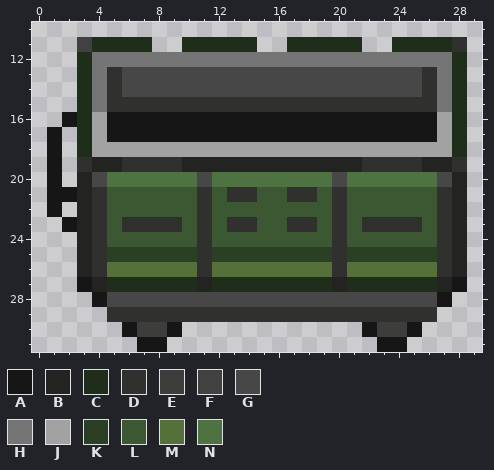
A pixel-art sprite gets an edit: Resources/Textures/Structures/Storage/Crates/trashcart.rsi/base.png. Above: the version before the commit.
The file is 32x32 pixels. Colours within 5 levels of each other are drawn and written as one. Shown: x 0..29, y 10..31.
Palette (. is transparent): A #161616  B #232322  C #1f2e1a  D #30302e  E #3d3d3b  F #414141  G #474747  H #757575  J #a2a2a2  K #2b3f24  L #3c5832  M #56703c  N #4e7241
Pixels before, first column x 1:
11 ..FCCCC..CCCCC..CCCCC..CCCCD
12 ..CHHHHHHHHHHHHHHHHHHHHHHHHC
13 ..CHDGGGGGGGGGGGGGGGGGGGGDHC
14 ..CHDGGGGGGGGGGGGGGGGGGGGDHC
15 ..CHDDDDDDDDDDDDDDDDDDDDDDHC
16 .ACJAAAAAAAAAAAAAAAAAAAAAAJC
17 A.CJAAAAAAAAAAAAAAAAAAAAAAJC
18 A.CJJJJJJJJJJJJJJJJJJJJJJJJC
19 A.DBBDDDDBBBBBBBBBBBBDDDDBBD
20 A.BGNNNNNNGNNNNNNNNGNNNNNNGB
21 AABDLLLLLLDLDDLLDDLDLLLLLLDB
22 A.BDLLLLLLDLLLLLLLLDLLLLLLDB
23 .ABDLDDDDLDLDDLLDDLDLDDDDLDB
24 ..BDLLLLLLDLLLLLLLLDLLLLLLDB
25 ..BDKKKKKKDKKKKKKKKDKKKKKKDB
26 ..BDMMMMMMDMMMMMMMMDMMMMMMDB
27 ..ABCCCCCCBCCCCCCCCBCCCCCCBA
28 ...AGGGGGGGGGGGGGGGGGGGGGGA.
29 ....DDDDDDDDDDDDDDDDDDDDDD..
30 .....AEEA............AEEA...
31 ......AA..............AA....
Now the later version:
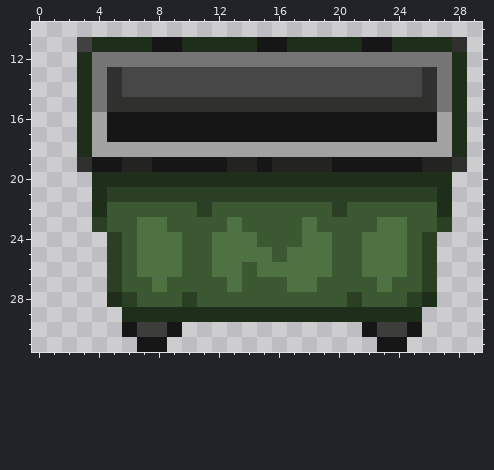
Diff:
y 11: x 8..9 .. -> AA; x 15..16 .. -> AA; x 22..23 .. -> AA
y 16: x 2 A -> .
y 17..18: x 1 A -> .
y 19: x 1 A -> .; x 4..12 BBDDDDBBB -> AABBAAAAA; x 15 B -> A; x 20..25 BBDDDD -> AAAAAA
y 20: x 1 A -> .; x 3..28 BGNNNNNNGNNNNNNNNGNNNNNNGB -> .CCCCCCCCCCCCCCCCCCCCCCCC.
y 21: x 1..28 AABDLLLLLLDLDDLLDDLDLLLLLLDB -> ...CKKKKKKKKKKKKKKKKKKKKKKC.
y 22: x 1 A -> .; x 3..4 BD -> .C; x 11 D -> K; x 20 D -> K; x 27..28 DB -> C.
y 23: x 2..4 ABD -> ..K; x 6..9 DDDD -> LNNL; x 11 D -> L; x 13..14 DD -> NL; x 17..18 DD -> LN; x 20 D -> L; x 22..25 DDDD -> LNNL; x 27..28 DB -> K.
y 24: x 3..5 BDL -> ..K; x 7..9 LLL -> NNN; x 11..14 DLLL -> LNNN; x 18..20 LLD -> NNL; x 22..24 LLL -> NNN; x 26..28 LDB -> K..
y 25: x 3..4 BD -> ..; x 6..25 KKKKKDKKKKKKKKDKKKKK -> LNNNLLNNNNLNNNLLNNNL; x 27..28 DB -> ..
y 26: x 3..28 BDMMMMMMDMMMMMMMMDMMMMMMDB -> ..KLNNNLLNNLNNNNNLLNNNLK..
y 27: x 3..28 ABCCCCCCBCCCCCCCCBCCCCCCBA -> ..KLLNLLLLNLLLNNLLLLNLLK..
y 28: x 4..27 AGGGGGGGGGGGGGGGGGGGGGGA -> .CKLLLKLLLLLLLLLLKLLLKC.
y 29: x 5..26 DDDDDDDDDDDDDDDDDDDDDD -> .CCCCCCCCCCCCCCCCCCCC.
